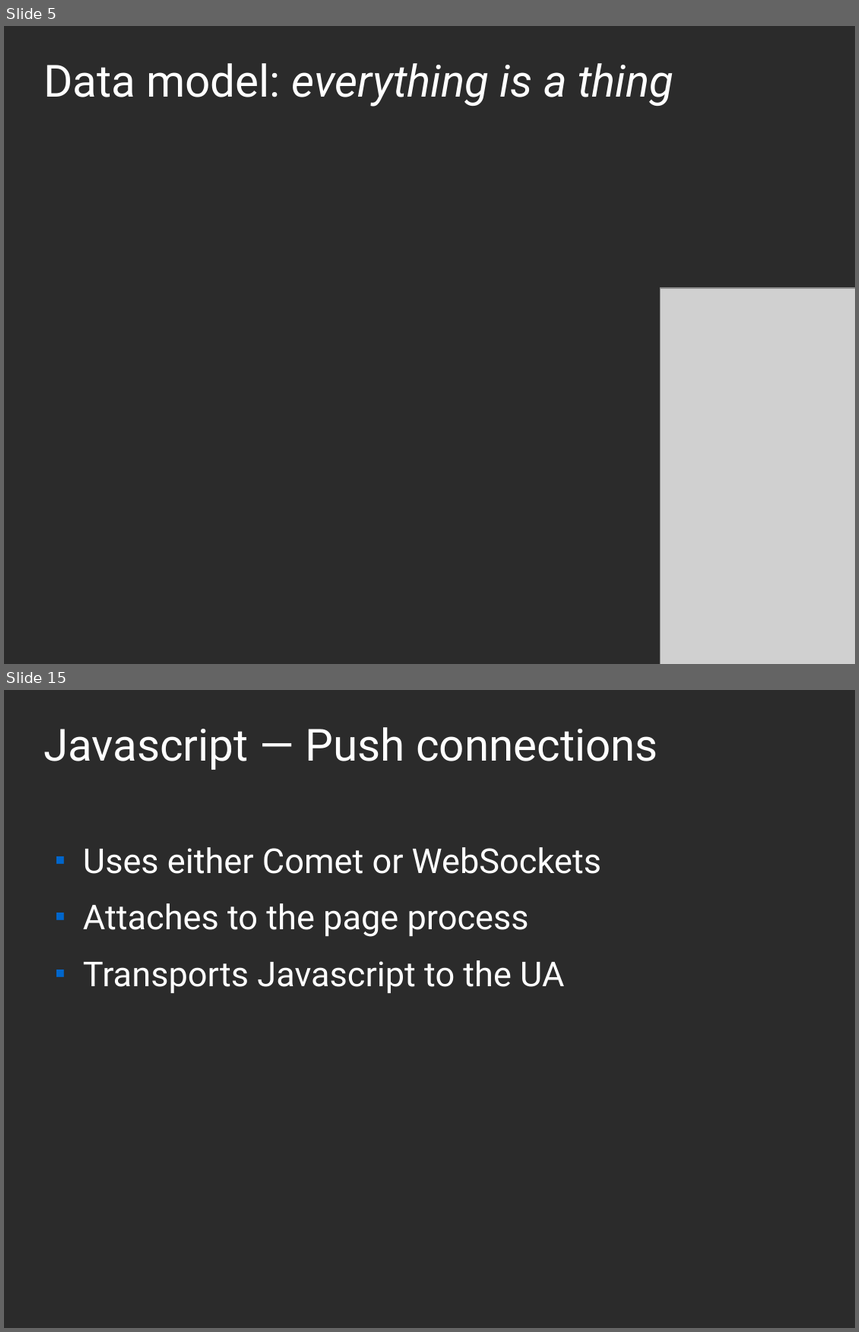
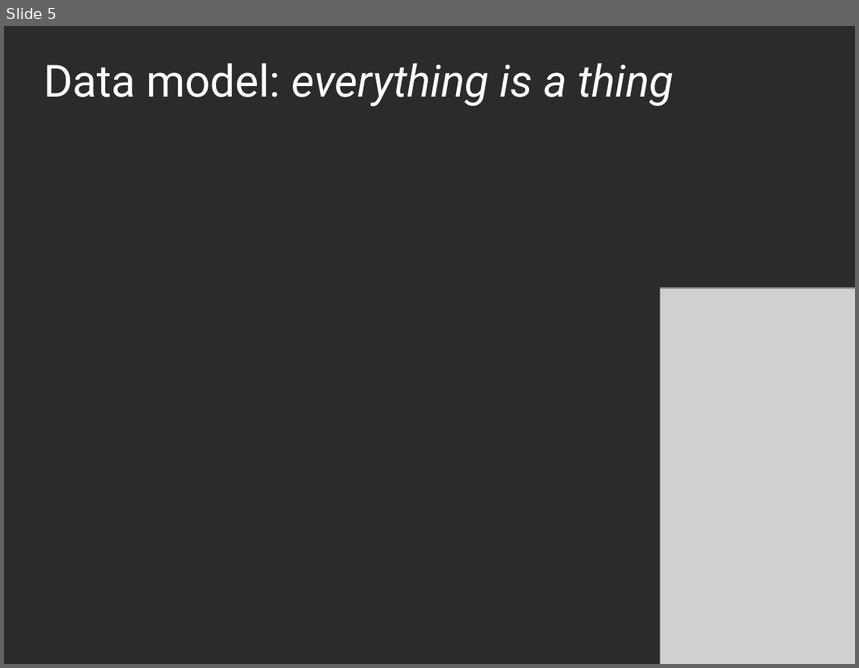
Before and after one commit to arjan/zotonic-vagrant-tutorial, a slide deck: zotonic-tutorial-20131012.odp. Shown one above the other, each under a label of ours: slides 5 and 15 before the commit, slide 5 after it; the slides between them are not shown. The pictures are 859x1332 and 859x668 pixels, drawn with LibreOffice and Linux fonts; fonts in the diff are those of the drawing; grey boxes stand for pictures; background and template pictures are left out; a plain dark background stands for a picture behind light text. Boxes give left, top, right and bottom in pixels: in the first picture for what was removed or moved away, otherwise in the second. Text is boxed around its words. In the diff, an @@ line names an element or a change of style, - is before the commit and + after.

```diff
--- a/zotonic-tutorial-20131012.odp
+++ b/zotonic-tutorial-20131012.odp
@@ slide 15 removed at <box>4,690,855,1328</box>, background picture (left out) @@
@@ title removed at <box>44,727,658,770</box> @@
-Javascript — Push connections
@@ text removed at <box>83,847,601,993</box> @@
-■ Uses either Comet or WebSockets
-■ Attaches to the page process
-■ Transports Javascript to the UA
```
Also in this commit, not shown: 3 slides changed, 8 other slides removed, 2 other files.
